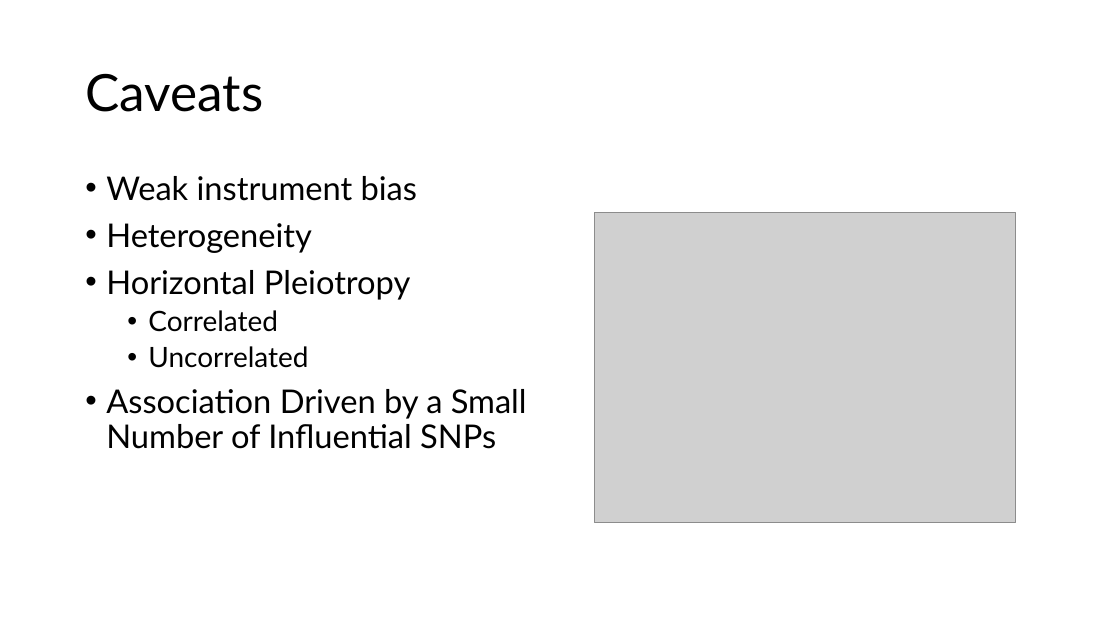
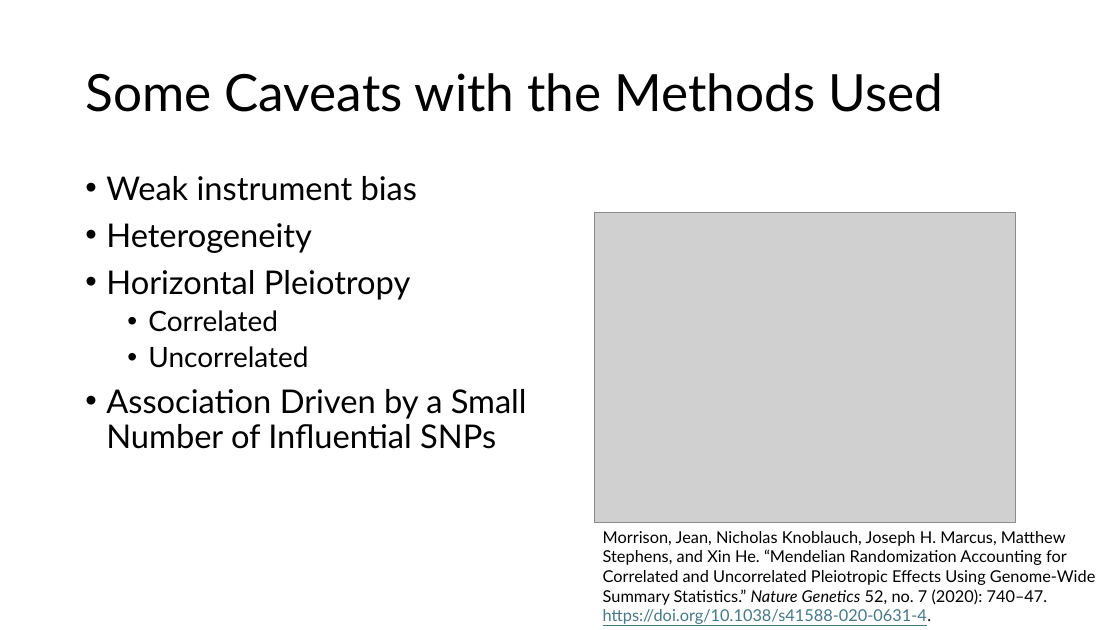
Before and after one commit to BridgesLab/PrecisionNutrition, a slide deck: slide 16 of Presentations/High Cholesterol Causes Bone Demineralization.pptx (slide 15 before the commit). Drawn at 1120x630 pixels with LibreOffice and Linux fonts; fonts in the diff are those of the drawing; grey boxes stand for pictures. Boxes give left, top, right and bottom in pixels: in the first picture for what was removed or moved away, otherwise in the second. Text is boxed around its words. In the diff, an @@ line names an element or a change of style, - is before the commit and + after.

```diff
--- a/Presentations/High Cholesterol Causes Bone Demineralization.pptx
+++ b/Presentations/High Cholesterol Causes Bone Demineralization.pptx
@@ title at bbox=[85, 73, 944, 112]: text changed @@
-Caveats
+Some Caveats with the Methods Used
@@ text added at bbox=[603, 531, 1095, 626], 14 pt, text #000000 @@
+Morrison, Jean, Nicholas Knoblauch, Joseph H. Marcus, Matthew Stephens, and Xin He. “Mendelian Randomization Accounting for Correlated and Uncorrelated Pleiotropic Effects Using Genome-Wide Summary Statistics.” Nature Genetics 52, no. 7 (2020): 740–47. https://doi.org/10.1038/s41588-020-0631-4.
```
Also in this commit, not shown: 4 other slides changed, 9 slides added, 2 slides removed, 2 other files.
